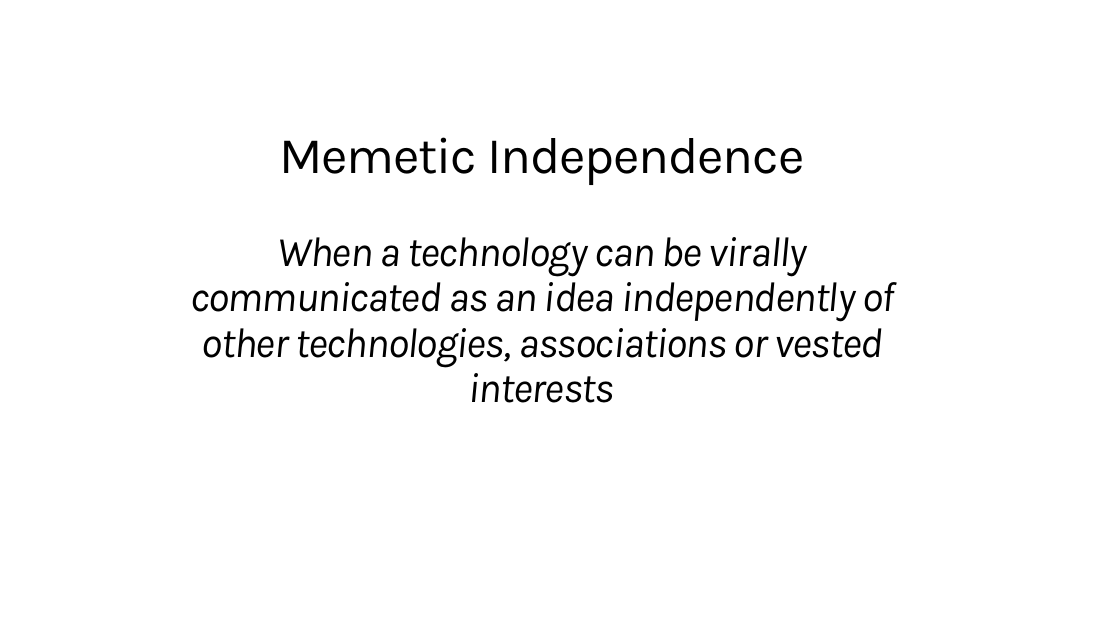
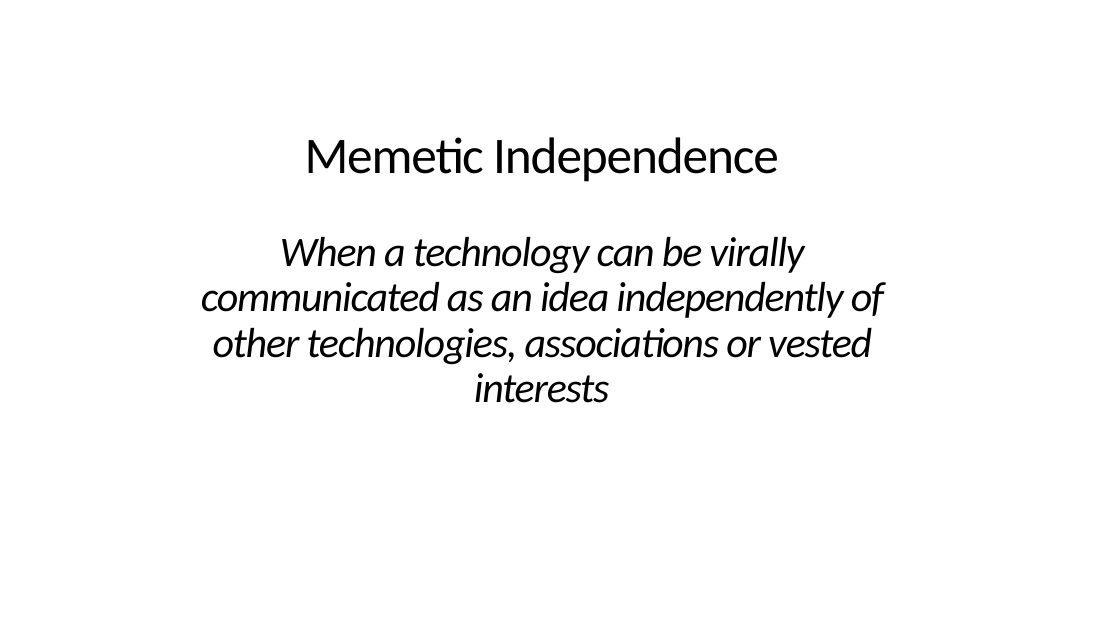
Before and after one commit to dsyme/dsyme-presentations, a slide deck: slide 32 of 2020-06-04-fsharpconf/on-independence.pptx. Drawn at 1120x630 pixels with LibreOffice and Linux fonts; fonts in the diff are those of the drawing. Boxes give left, top, right and bottom in pixels: in the first picture for what was removed or moved away, otherwise in the second. Text is boxed around its words. In the diff, an @@ line names an element or a change of style, - is before the commit and + after.

```diff
--- a/2020-06-04-fsharpconf/on-independence.pptx
+++ b/2020-06-04-fsharpconf/on-independence.pptx
@@ title "Memetic Independence When a technology ..." at [201,137,884,365]: font Karla to Calibri @@
```
Also in this commit, not shown: 12 other slides changed, 4 slides added, 3 slides removed, 2 other files.
